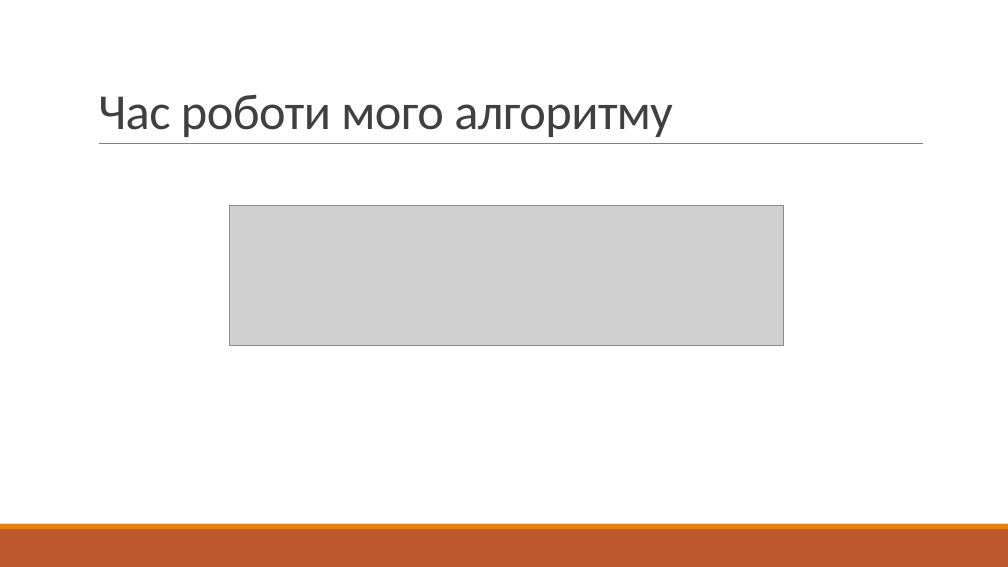
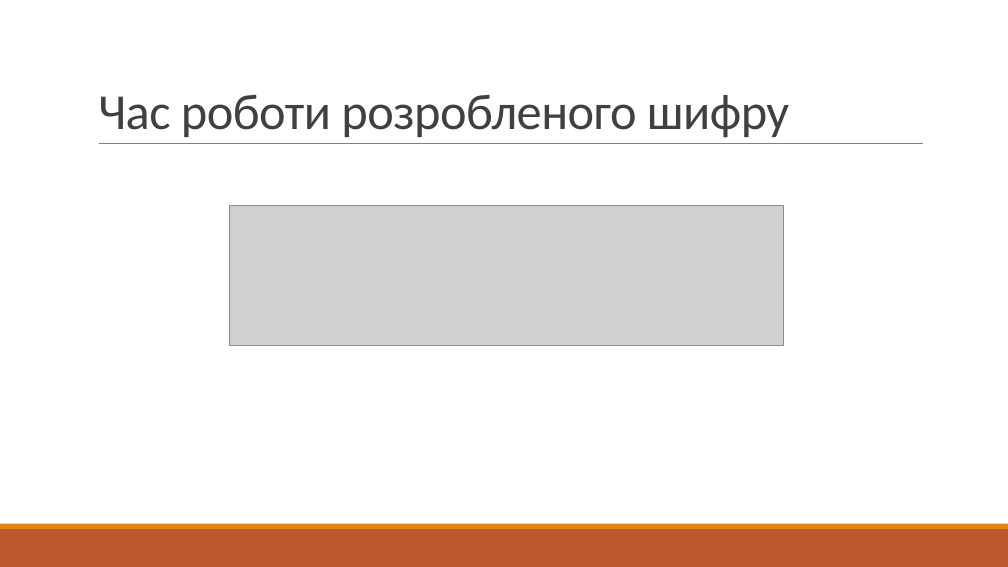
Before and after one commit to yarikpo/MAN-2019-2020-chat, a slide deck: slide 13 of prez/prez.pptx (slide 9 before the commit). Drawn at 1008x567 pixels with LibreOffice and Linux fonts; fonts in the diff are those of the drawing; grey boxes stand for pictures. Boxes give left, top, right and bottom in pixels: in the first picture for what was removed or moved away, otherwise in the second. Text is boxed around its words. In the diff, an @@ line names an element or a change of style, - is before the commit and + after.

```diff
--- a/prez/prez.pptx
+++ b/prez/prez.pptx
@@ title at <box>98,94,789,138</box>: text changed @@
-Час роботи мого алгоритму
+Час роботи розробленого шифру
```
Also in this commit, not shown: 3 other slides changed, 9 slides added, 2 slides removed, 5 other files.
